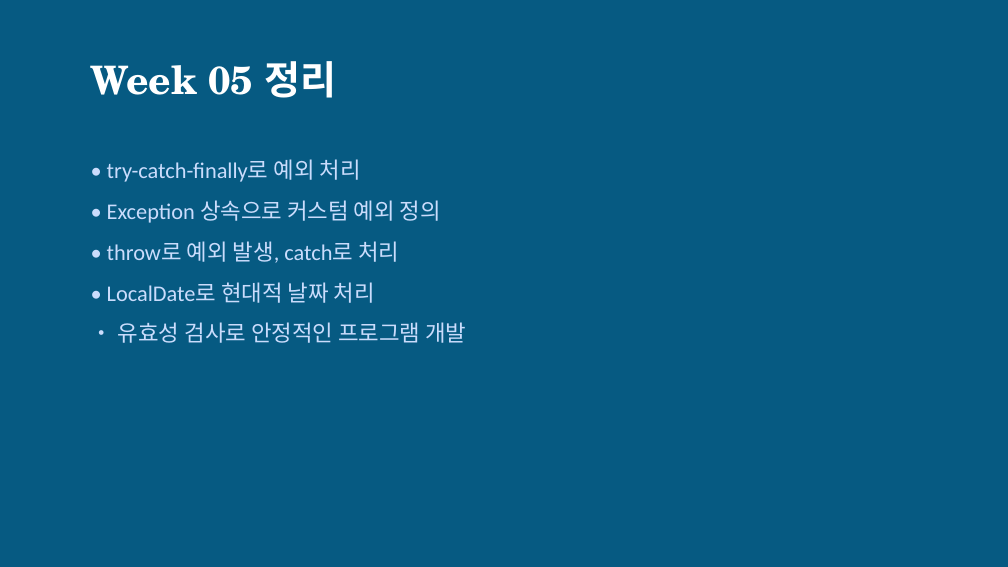
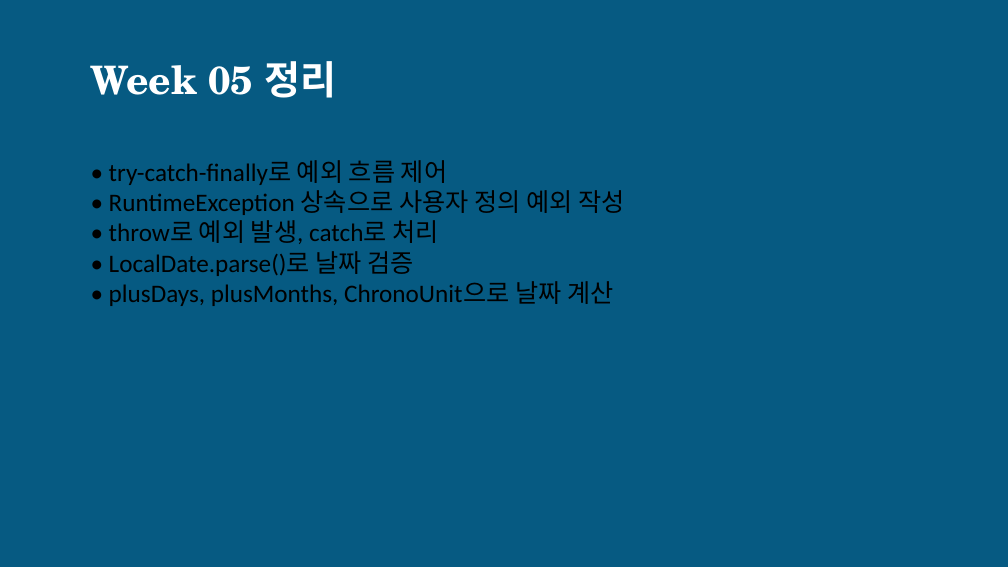
Before and after one commit to gbox3d/java_study, a slide deck: slide 14 of docs/Week05_ExceptionHandling.pptx. Drawn at 1008x567 pixels with LibreOffice and Linux fonts; fonts in the diff are those of the drawing. Boxes give left, top, right and bottom in pixels: in the first picture for what was removed or moved away, otherwise in the second. Text is boxed around its words. In the diff, an @@ line names an element or a change of style, - is before the commit and + after.

```diff
--- a/docs/Week05_ExceptionHandling.pptx
+++ b/docs/Week05_ExceptionHandling.pptx
@@ text at (109, 160, 624, 215): text changed; size 16 to 18 pt; text colour #CADCFC to #000000 @@
-• try-catch-finally로 예외 처리
-• Exception 상속으로 커스텀 예외 정의
+• try-catch-finally로 예외 흐름 제어
+• RuntimeException 상속으로 사용자 정의 예외 작성
@@ text at (109, 220, 438, 244): size 16 to 18 pt, text colour #CADCFC to #000000 in "• throw로 예외 발생, catch로 처리"; less space between paragraphs @@
@@ text at (109, 251, 613, 306): text changed; size 16 to 18 pt; text colour #CADCFC to #000000 @@
-• LocalDate로 현대적 날짜 처리
-• 유효성 검사로 안정적인 프로그램 개발
+• LocalDate.parse()로 날짜 검증
+• plusDays, plusMonths, ChronoUnit으로 날짜 계산
```
Also in this commit, not shown: 10 other slides changed, 1 slide added, 1 slide removed, 16 other files.
